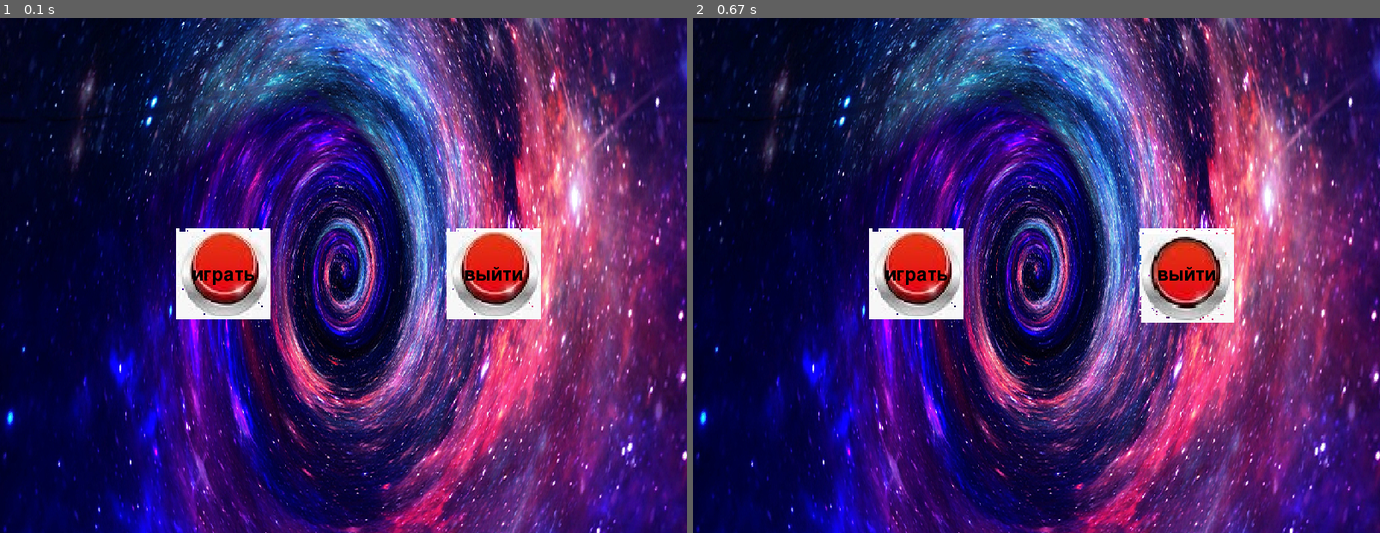
Above: before the commit, frames 1-2 (left to right).
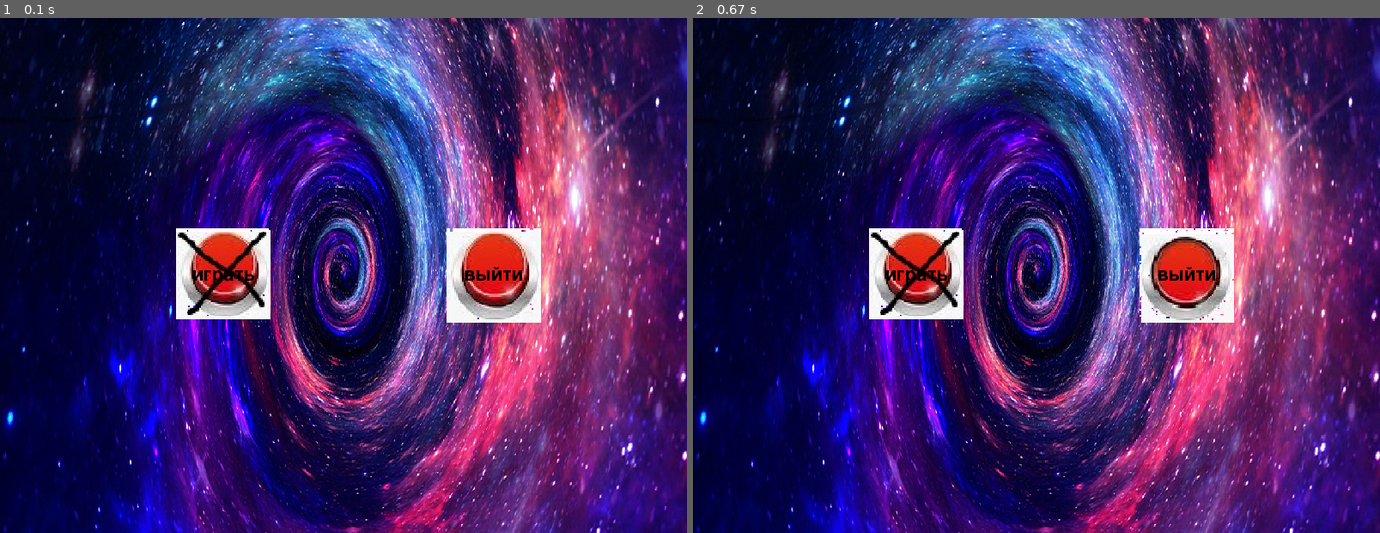
Above: after the commit, the same moments.

Repository: akulabb/web_fighting
Game: pygame game, started from MK.py
Same seed, same stepped clock (60 frames per second), same inputs: the game is played once before the commit and once after it.
Inputs (mouse positions are in pixels of both pictures, inside the frame that each line leads up to):
- Up to frame 1 (0.1 s): no input
- Up to frame 2 (0.67 s): press the mouse at (1256, 260) at 0.37 s; move the mouse to (1146, 285) at 0.47 s; release the mouse at (1036, 306) at 0.6 s

The runs differ from the first frame. In frame 1, 1.0% of the frame differs, in the area x 25-79%, y 40-60%; in frame 2, 0.4%.

Commit message:
Add: disabled buttom if no players in game and enable if you can play with other players. Corrected button released.

Diff:
--- a/MK.py
+++ b/MK.py
@@ -33,6 +33,7 @@
 
 BUTTON_RELEASED_IMAGE_PATH = 'photos/released.jpeg'
 BUTTON_PRESSED_IMAGE_PATH = 'photos/pressed.jpeg'
+BUTTON_DISABLED_IMAGE_PATH = 'photos/disabled.jpeg'
 
 SERVER = 'localhost'
 PORT = 5555
@@ -90,22 +91,31 @@
                     update()
                     time.sleep(0.5)
                     menu = False
-                    button.set_skin(0)
+                    button.set_skin(button.RELEASED)
         for button in self.buttons:
             button.hide()
         for label in labels:
             label.hide()
         return choice
 
+    def enable_button(self, button_name, enable=True):
+        for button in self.buttons:
+            if button.text == button_name:
+                button.enable(enable)
+
 
 class Button(epg.Sprite, epg.Label):
+    RELEASED = 0
+    PRESSED = 1
+    DISABLED = 2
     def __init__(self, button_image_paths, text, pos, w=50, h=50, savescale=False):
         epg.Sprite.__init__(self, button_image_paths[0], pos, w=w, h=h, savescale=savescale)
         epg.Label.__init__(self, text=text, x=pos[0], y=pos[1], center=True)
-        skin_index = 0
+        self.skin_index = self.RELEASED
         self.animation_list = []
-        self.animation_list.append(self.load_img(img=button_image_paths[0]))
-        self.animation_list.append(self.load_img(img=button_image_paths[1]))
+        self.animation_list.append(self.load_img(img=button_image_paths[self.RELEASED]))
+        self.animation_list.append(self.load_img(img=button_image_paths[self.PRESSED]))
+        self.animation_list.append(self.load_img(img=button_image_paths[self.DISABLED]))
 
 
     def set_skin(self, skin_index):
@@ -113,12 +123,13 @@
         self.skin_index = skin_index
 
     def get_pressed(self,):
-        if self.taped(epg.MOUSE) and pg.mouse.get_pressed()[0]:
-            self.set_skin(1)
-            return True
-        else:
-            self.set_skin(0)
-            return False
+        if not self.skin_index == self.DISABLED:
+            if self.taped(epg.MOUSE) and pg.mouse.get_pressed()[0]:
+                self.set_skin(self.PRESSED)
+                return True
+     #   else:
+      #      self.set_skin(self.RELEASED)
+      #      return False
 
     def hide(self):
         epg.Sprite.hide(self)
@@ -127,6 +138,12 @@
     def show(self):
         epg.Sprite.show(self)
         epg.Label.show(self)
+
+    def enable(self, enable=True):
+        if enable:
+            self.set_skin(self.RELEASED)
+        else:
+            self.set_skin(self.DISABLED)
 
 
 def update():
@@ -178,13 +195,18 @@
 menu = Menu(screen,
             BACK_IMAGE_PATH,
             ('играть', 'выйти'),
-            (BUTTON_RELEASED_IMAGE_PATH, BUTTON_PRESSED_IMAGE_PATH),
+            (BUTTON_RELEASED_IMAGE_PATH, BUTTON_PRESSED_IMAGE_PATH, BUTTON_DISABLED_IMAGE_PATH),
             (110, 110),
             button_order='h',
             button_margin=205,
             )
 
+menu.enable_button('играть', False)
+
 choice = menu.get_choice()
 
 if choice == 'выйти':
     exit()
+
+if choice == 'играть':
+    fight()
Binary file added: photos/disabled.jpeg
Binary file changed: photos/released.jpeg
